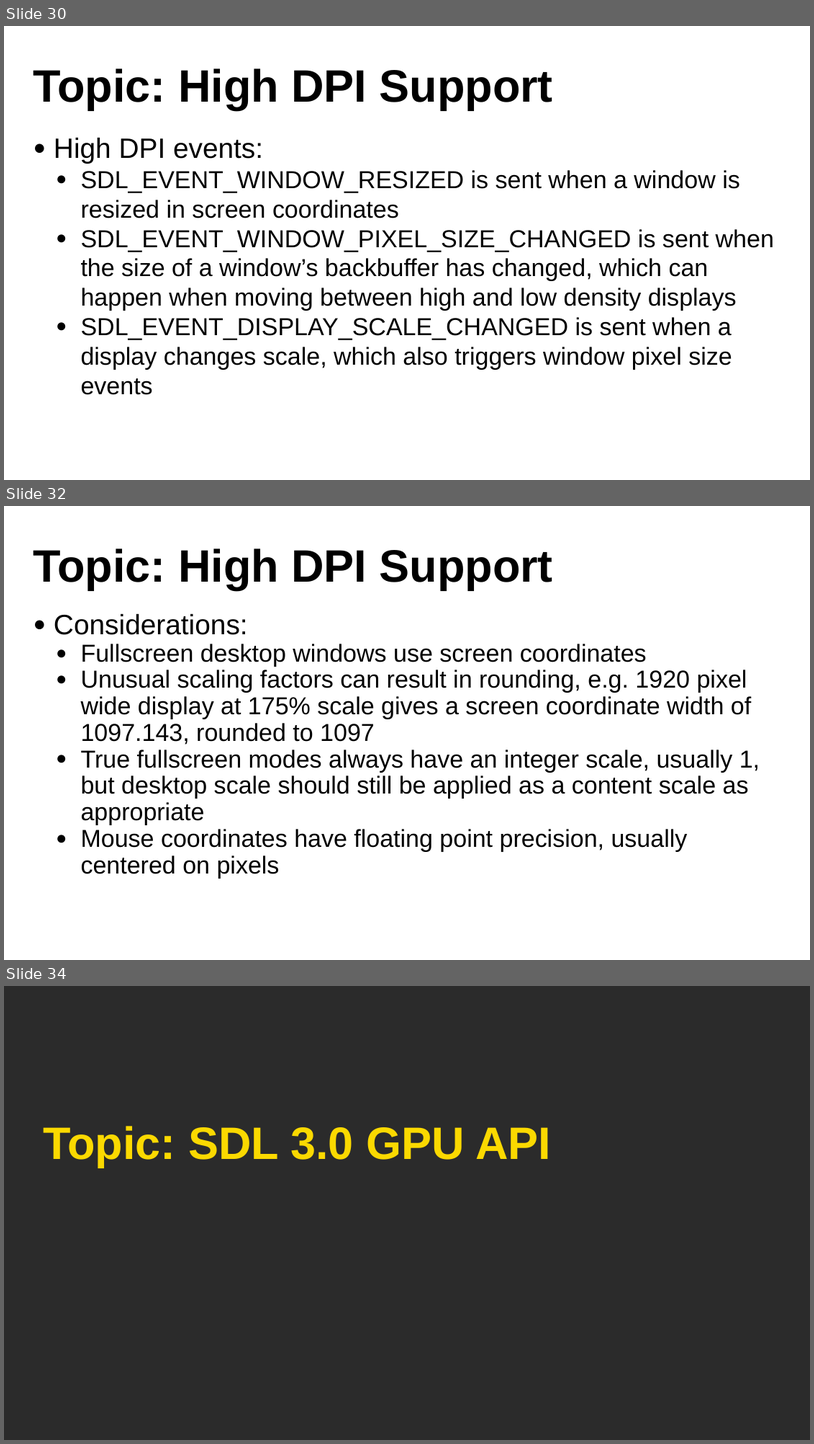
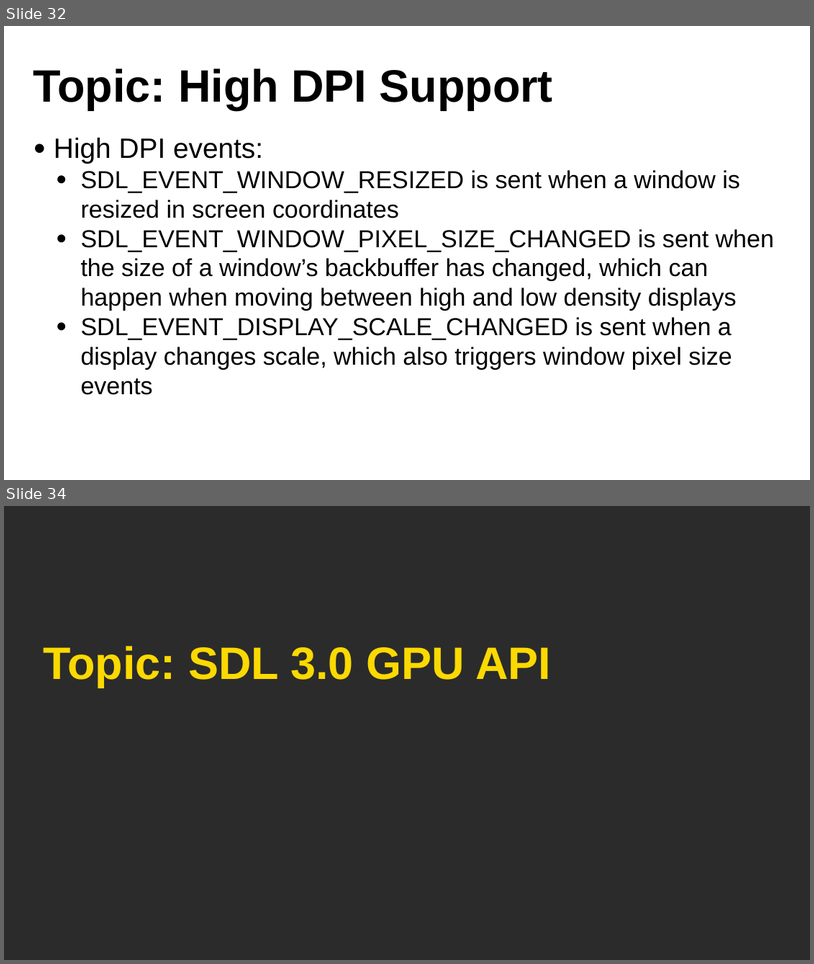
Before and after one commit to libsdl-org/sdlweb, a slide deck: gdc2023/GDC23_Presentation_SDL.pptx. Shown one above the other, each under a label of ours: slides 30, 32 and 34 before the commit, slides 32 and 34 after it; the slides between them are not shown. The pictures are 814x1444 and 814x964 pixels, drawn with LibreOffice and Linux fonts; fonts in the diff are those of the drawing; background and template pictures are left out; a plain dark background stands for a picture behind light text. Boxes give left, top, right and bottom in pixels: in the first picture for what was removed or moved away, otherwise in the second. Text is boxed around its words. In the diff, an @@ line names an element or a change of style, - is before the commit and + after.

```diff
--- a/gdc2023/GDC23_Presentation_SDL.pptx
+++ b/gdc2023/GDC23_Presentation_SDL.pptx
@@ slide 32 removed at bbox=[4, 506, 810, 960], background picture (left out) @@
@@ title removed at bbox=[34, 548, 553, 590] @@
-Topic: High DPI Support
@@ text removed at bbox=[54, 614, 760, 878] @@
-● Considerations:
-  ● Fullscreen desktop windows use screen coordinates
-  ● Unusual scaling factors can result in rounding, e.g. 1920 pixel wide display at 175% scale gives a screen coordinate width of 1097.143, rounded to 1097
-  ● True fullscreen modes always have an integer scale, usually 1, but desktop scale should still be applied as a content scale as appropriate
-  ● Mouse coordinates have floating point precision, usually centered on pixels
@@ what was slide 30 is now slide 32 @@
```
Also in this commit, not shown: 8 slides changed, 3 slides added, 2 other slides removed.
